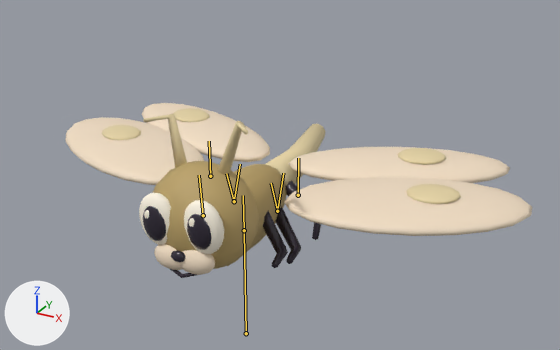
Before and after pictures for a commit that changed the glTF model 幻靈奇旅/models/spirits/beedrill.glb.
Both versions are drawn from a 50 mm camera at (4.79, -7.85, 5.15) aimed at (0.21, 0.49, 0.98). Lighting does not change. The marker at lower left points along +X, +Y and +Z. The first picture is the older version. Both versions are drawn at frame 7 of the action 'Walk'; the numbers are the values there. The bones that change, and the others that lie on the model, are drawn over the model as lines.

Objects in the first picture: '琥晶蜻靈 unified skin'.
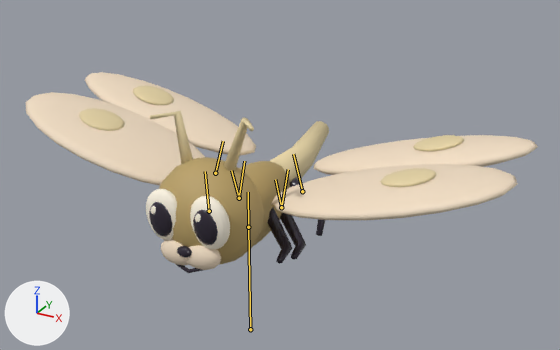
Changed parts and their boxes (x1, y1, x2, y2) in the pictures (560 x 350 px):
'琥晶蜻靈 unified skin', posed (10% wider, 15% taller): before (65, 103, 532, 278); after (25, 72, 538, 273)
bone 'Root', root to tip: before (246, 333) to (244, 230); after (250, 329) to (248, 227)
bone 'WingL', root to tip: before (210, 176) to (209, 141); after (215, 173) to (223, 141)
bone 'WingR', root to tip: before (298, 195) to (298, 158); after (302, 191) to (293, 154)

The edits, one by one:
Bone 'Root' (bone_root) moves from (0.0, 0.0, 0.122) to (0.0, 0.0, 0.0).
Bone 'WingL' (bone_wingl) turns from (0, -24, 0) to (0, 0, -15) degrees about its own x, y and z.
Bone 'WingR' (bone_wingr) turns from (0, 24, 0) to (0, 0, 15) degrees about its own x, y and z.
